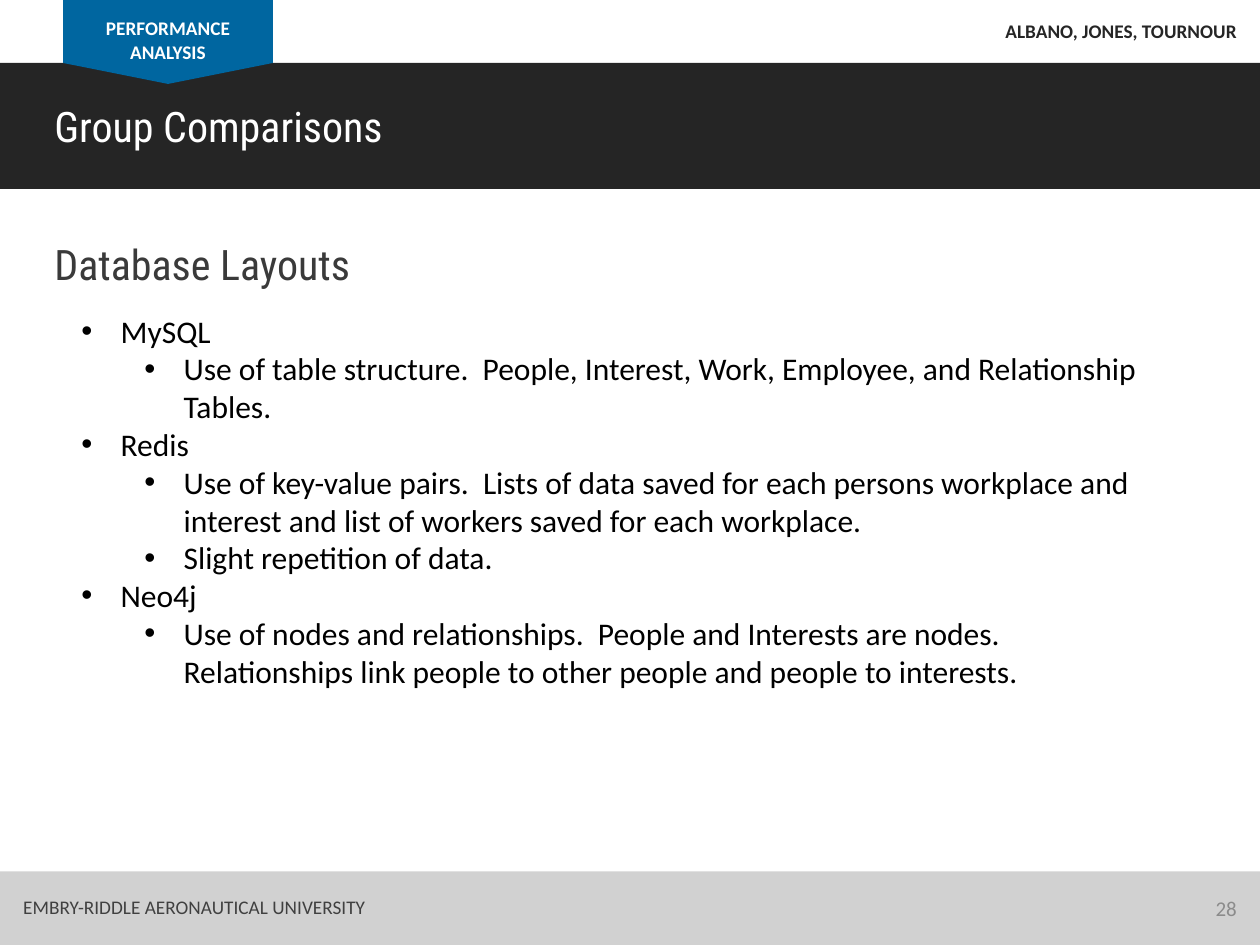
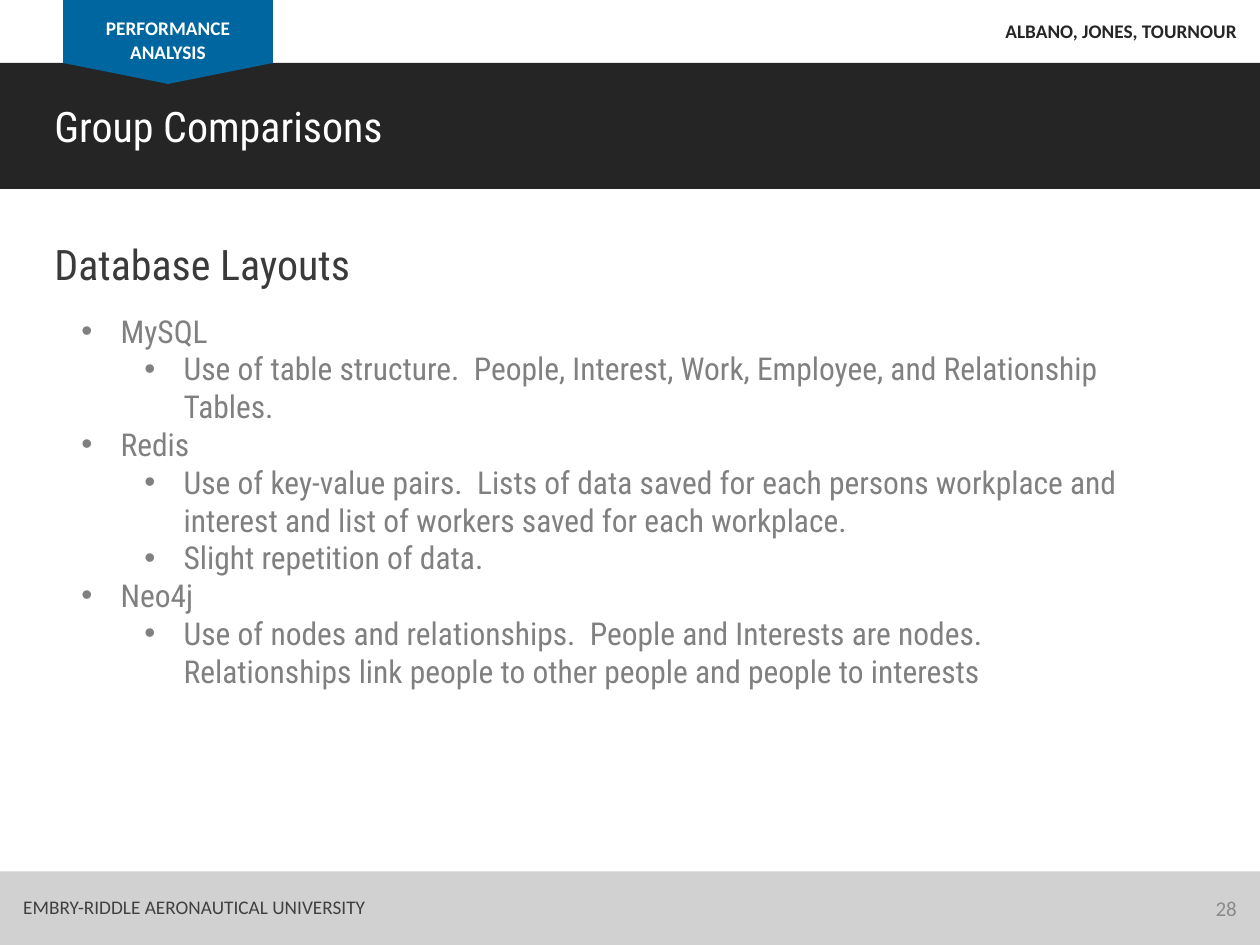
Before and after one commit to albanoj2/se655_final_project, a slide deck: slide 28 of docs/In_class_presentation.pptx. Drawn at 1260x945 pixels with LibreOffice and Linux fonts; fonts in the diff are those of the drawing. Boxes give left, top, right and bottom in pixels: in the first picture for what was removed or moved away, otherwise in the second. Text is boxed around its words. In the diff, an @@ line names an element or a change of style, - is before the commit and + after.

```diff
--- a/docs/In_class_presentation.pptx
+++ b/docs/In_class_presentation.pptx
@@ text at <box>121,320,1116,614</box>: font Calibri to Roboto Condensed, text colour #000000 to #808080 in "MySQL", "Use of table structure. People, Interest, Work, ...", "Redis", "Use of key-value pairs. Lists of data ..." and 2 more places @@
@@ text at <box>184,621,982,690</box>: text changed; font Calibri to Roboto Condensed; text colour #000000 to #808080 @@
-  • Use of nodes and relationships. People and Interests are nodes. Relationships link people to other people and people to interests.
+  • Use of nodes and relationships. People and Interests are nodes. Relationships link people to other people and people to interests
```
Also in this commit, not shown: 3 other slides changed.
